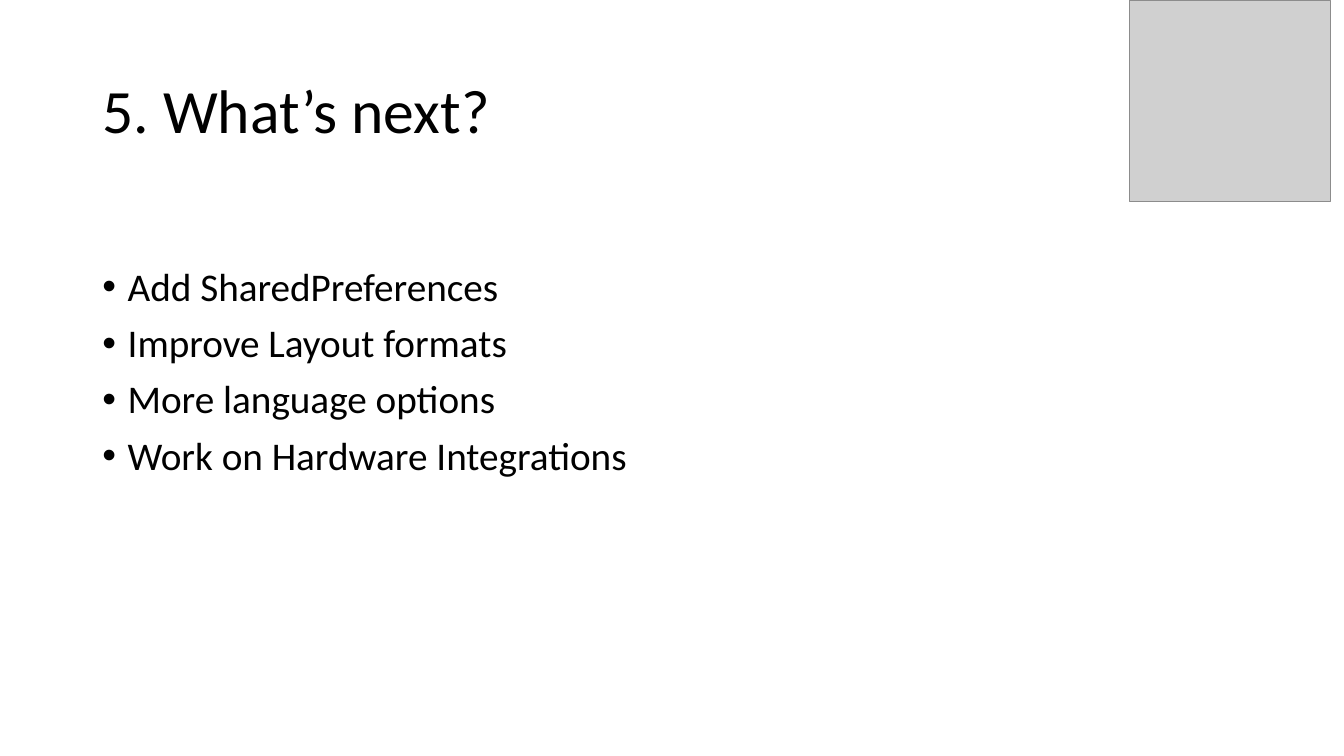
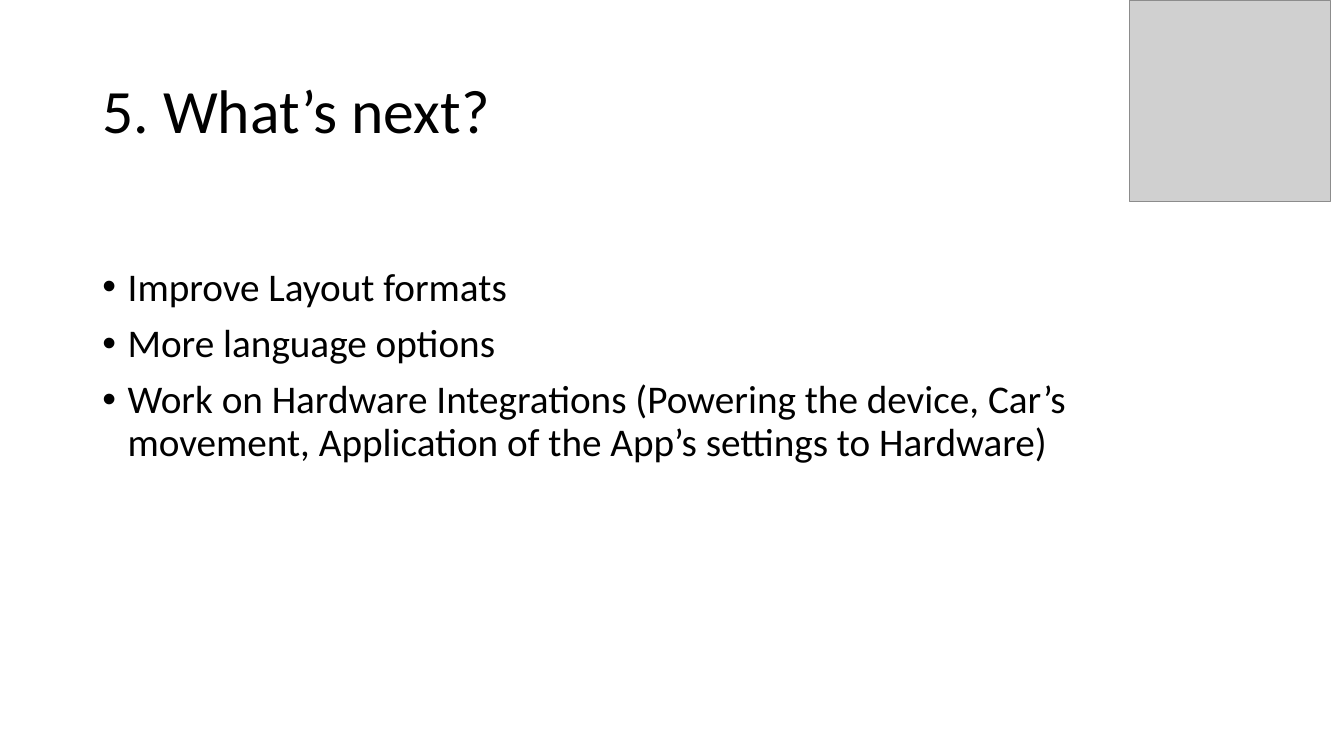
Before and after one commit to ngtrangminhduc/MiniExplorer, a slide deck: slide 8 of Documentation/Presentation_Final.pptx. Drawn at 1344x756 pixels with LibreOffice and Linux fonts; fonts in the diff are those of the drawing; grey boxes stand for pictures. Boxes give left, top, right and bottom in pixels: in the first picture for what was removed or moved away, otherwise in the second. Text is boxed around its words. In the diff, an @@ line names an element or a change of style, - is before the commit and + after.

Commit message:
Update presentation

```diff
--- a/Documentation/Presentation_Final.pptx
+++ b/Documentation/Presentation_Final.pptx
@@ text at (128, 273, 498, 302): paragraph removed @@
-• Add SharedPreferences
@@ text at (128, 384, 1066, 463): text changed @@
-• Work on Hardware Integrations
+• Work on Hardware Integrations (Powering the device, Car’s movement, Application of the App’s settings to Hardware)
```
